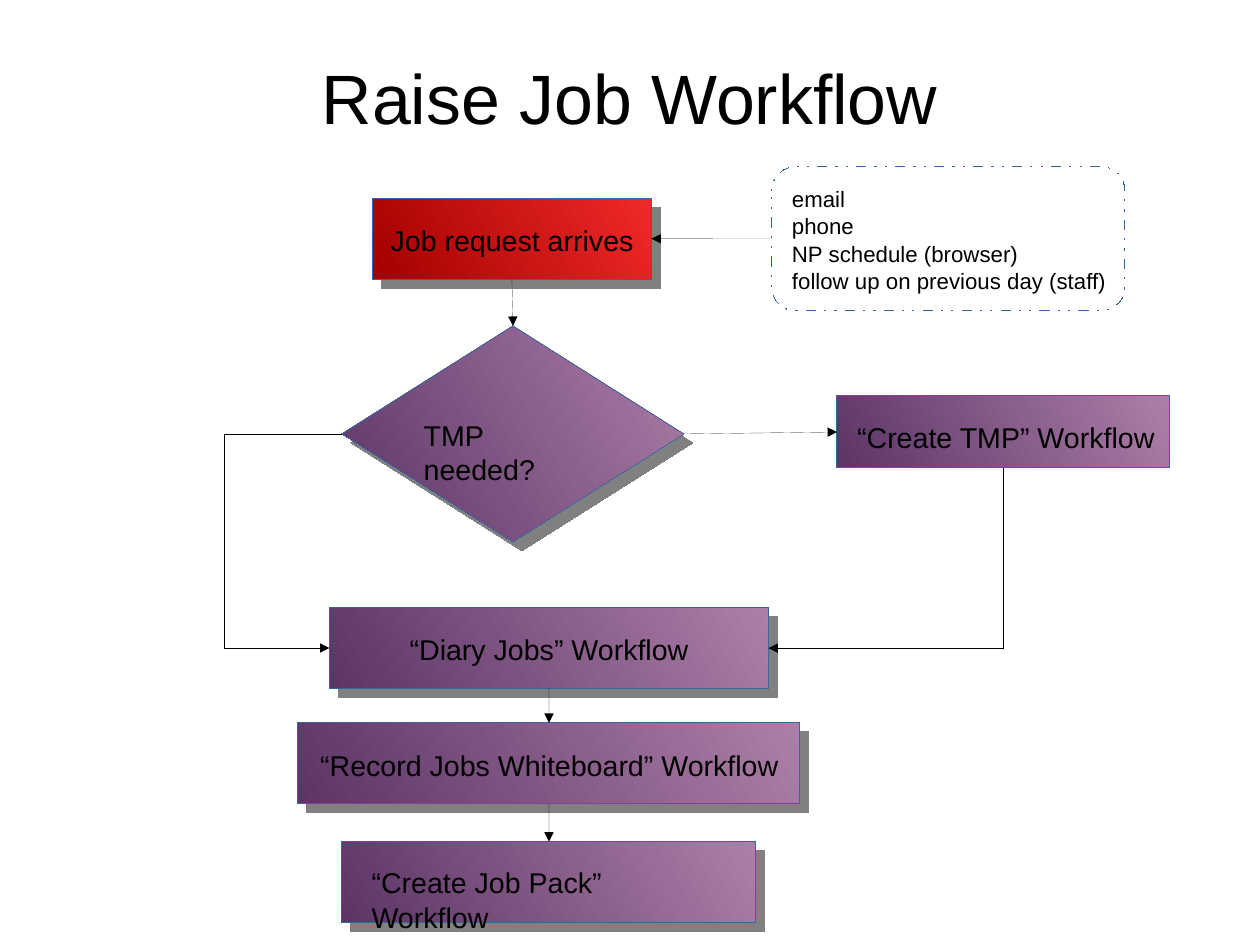
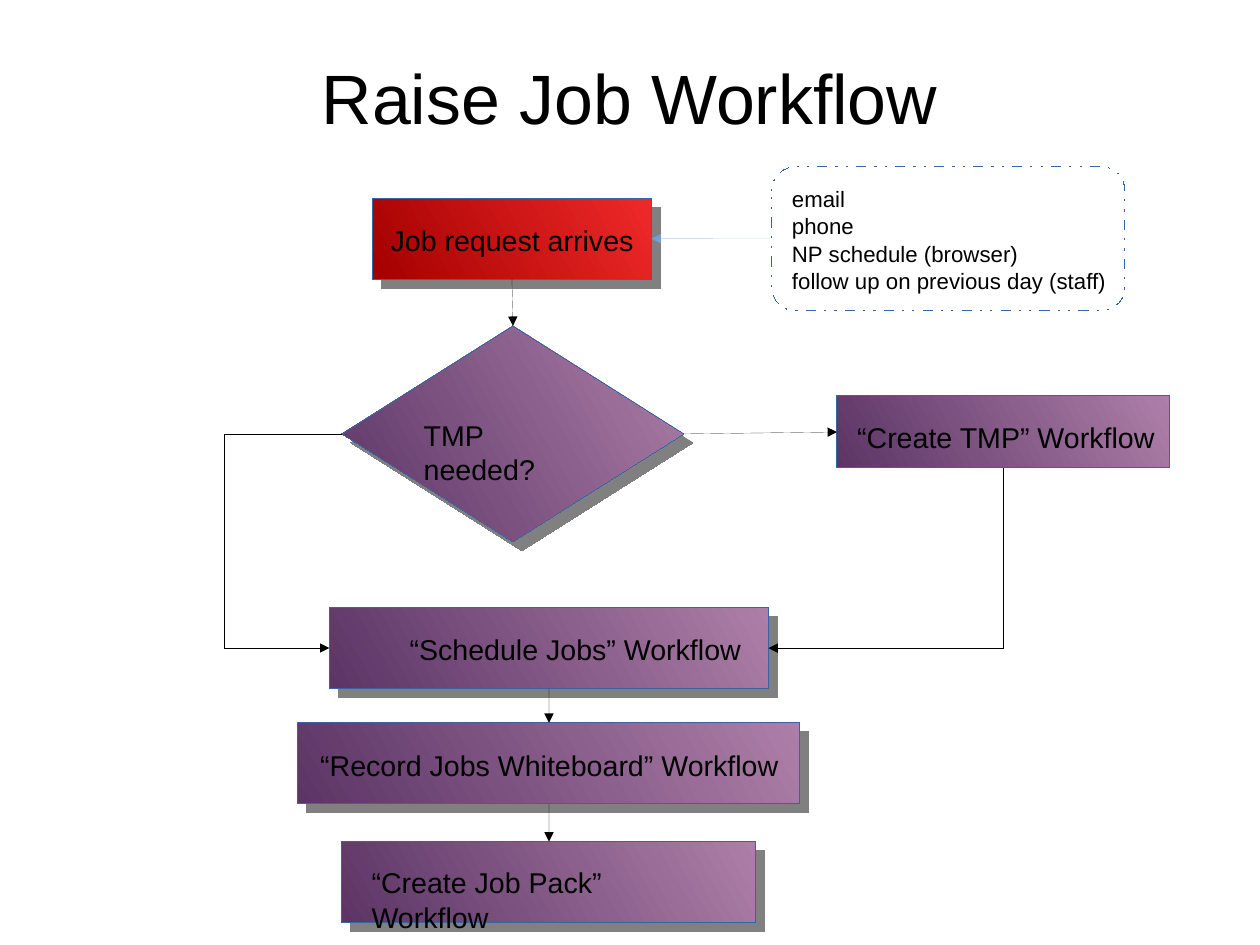
Before and after one commit to monkeysh1ne/TMNZ_Stuff, a slide deck: slide 2 of Workflows BP Models.odp. Drawn at 1260x945 pixels with LibreOffice and Linux fonts; fonts in the diff are those of the drawing. Boxes give left, top, right and bottom in pixels: in the first picture for what was removed or moved away, otherwise in the second. Text is boxed around its words. In the diff, an @@ line names an element or a change of style, - is before the commit and + after.

Commit message:
Continued working on Scheduled Job Workflow - 'Workflows BP Models.odp'

```diff
--- a/Workflows BP Models.odp
+++ b/Workflows BP Models.odp
@@ arrow (772, 239) - (652, 239): stroke #000000 0 pt to #729FCF 0 pt @@
@@ text at [410,639,741,660]: text changed @@
-“Diary Jobs” Workflow
+“Schedule Jobs” Workflow
```
Also in this commit, not shown: 2 other slides changed, 1 slide added, 1 other file.
